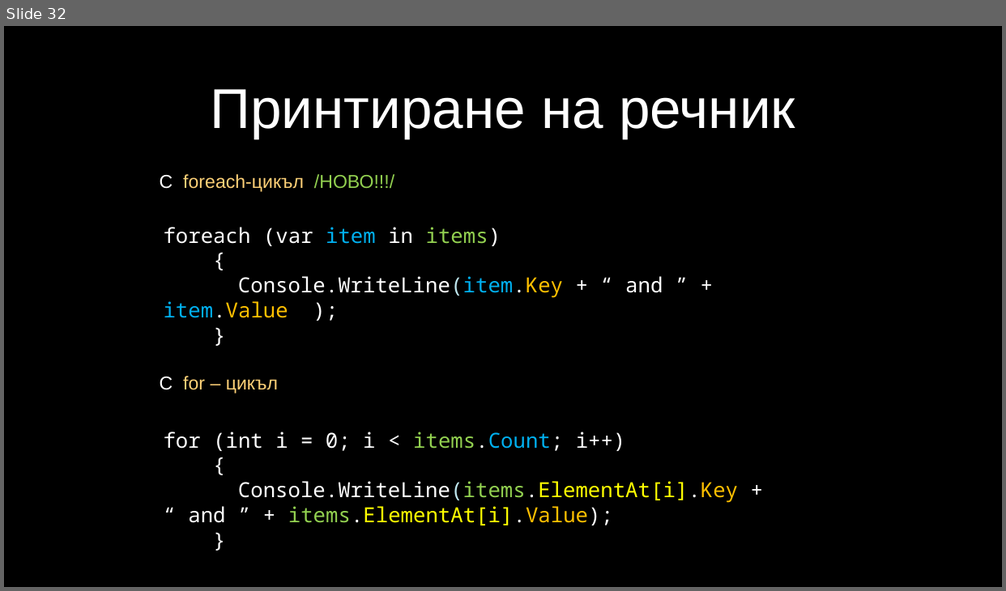
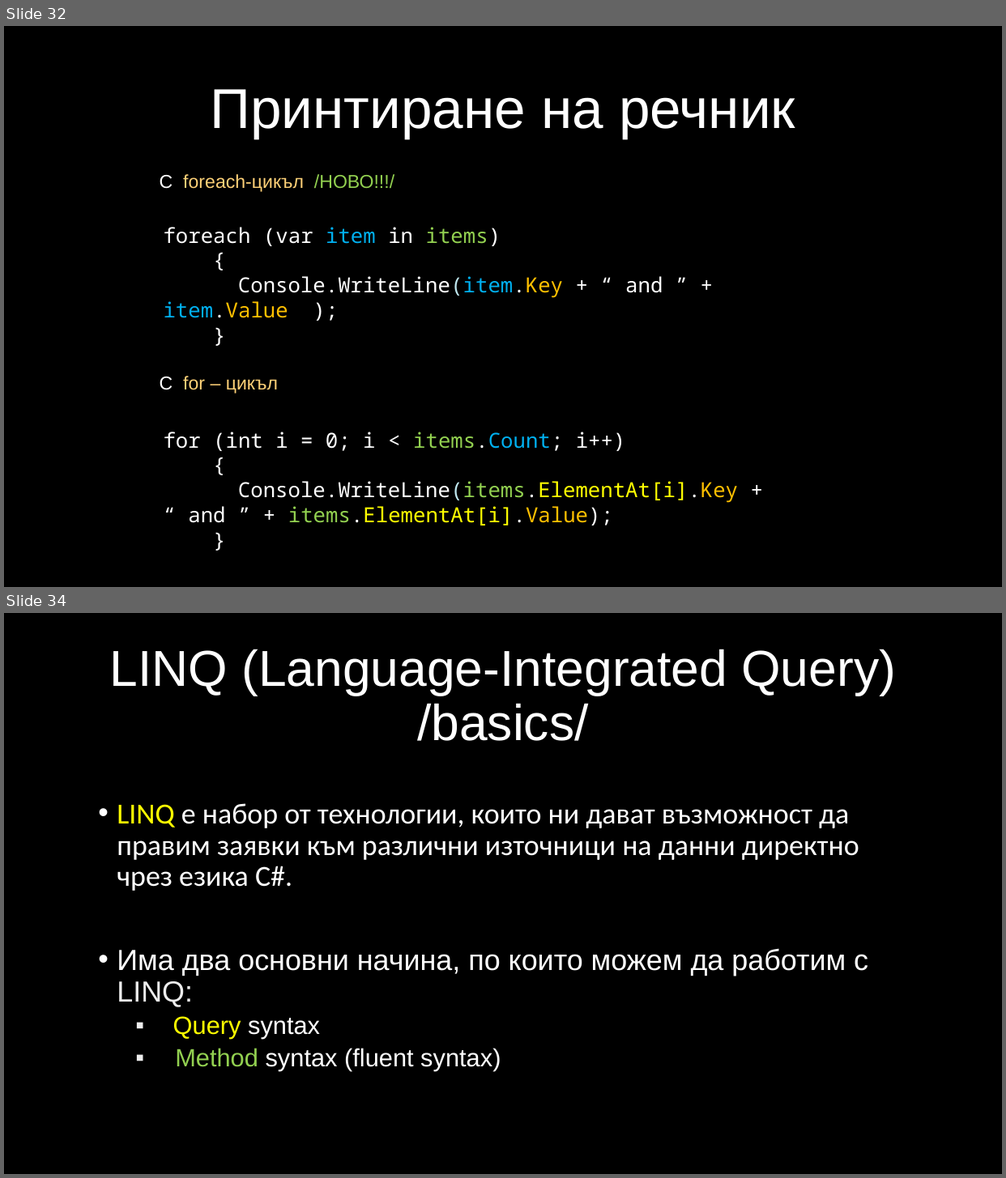
Before and after one commit to velizar92/CSharp-Programming-Presentations, a slide deck: C# Intermediate.pptx. Shown one above the other, each under a label of ours: slide 32 before the commit, slides 32 and 34 after it; the slides between them are not shown. The pictures are 1006x591 and 1006x1178 pixels, drawn with LibreOffice and Linux fonts; fonts in the diff are those of the drawing; background and template pictures are left out. Boxes give left, top, right and bottom in pixels: in the first picture for what was removed or moved away, otherwise in the second. Text is boxed around its words. In the diff, an @@ line names an element or a change of style, - is before the commit and + after.

Commit message:
LINQ + Lambda expression

```diff
--- a/C# Intermediate.pptx
+++ b/C# Intermediate.pptx
@@ slide 34 added at bbox=[4, 613, 1002, 1174], background picture (left out) @@
@@ title added at bbox=[110, 649, 896, 741], 48.6 pt, text #FFFFFF @@
+LINQ (Language-Integrated Query)
+/basics/
@@ text added at bbox=[117, 803, 868, 1071], 28 pt, text #FFFFFF @@
+• LINQ е набор от технологии, които ни дават възможност да правим заявки към различни източници на данни директно чрез езика C#.
+• Има два основни начина, по които можем да работим с LINQ:
+  ▪ Query syntax
+  ▪ Method syntax (fluent syntax)
```
Also in this commit, not shown: 1 slide changed, 9 other slides added.
